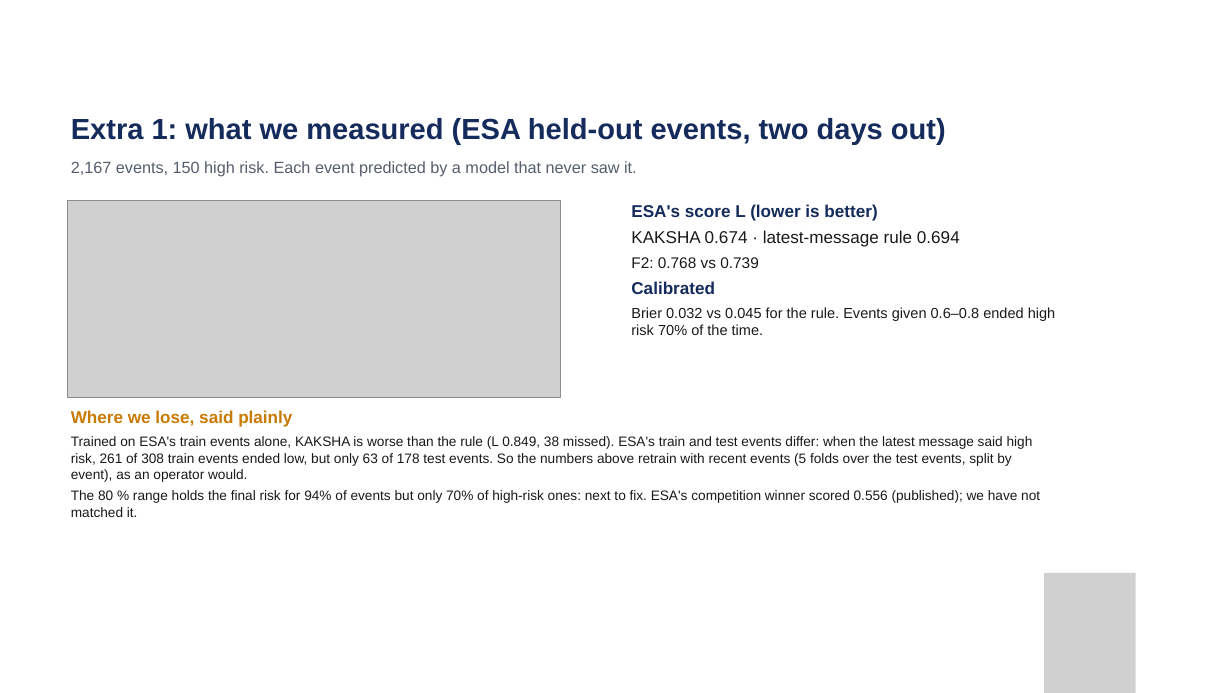
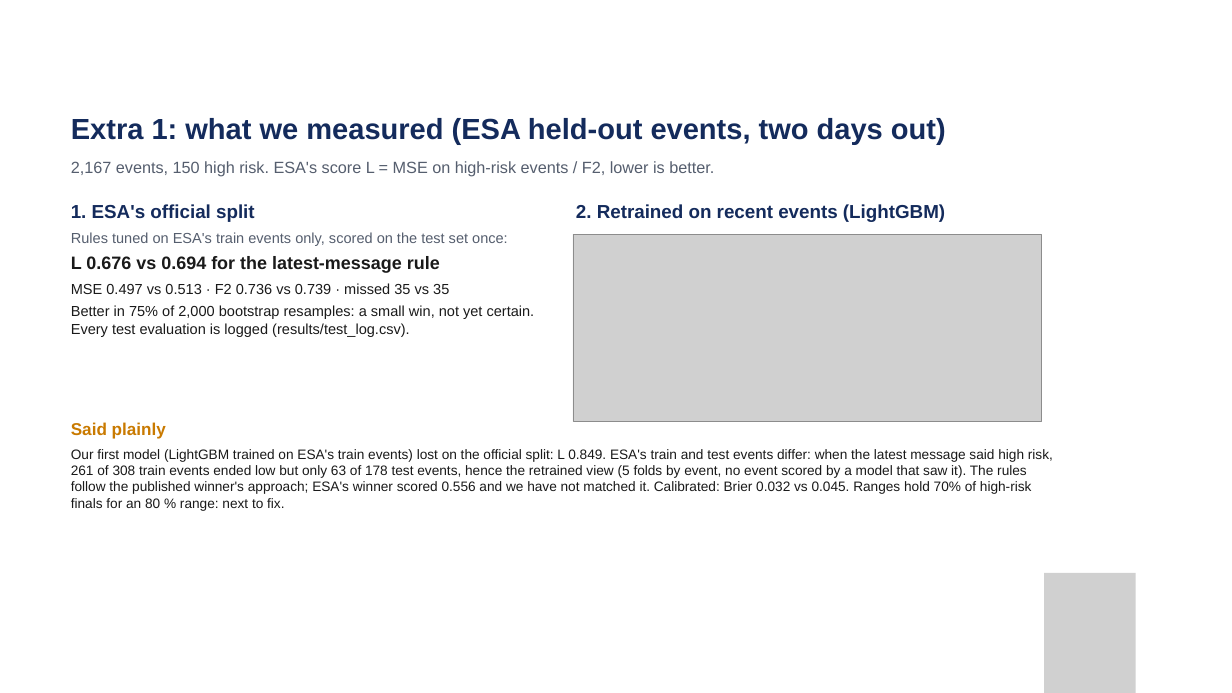
Before and after one commit to thegoodengineers/kaksha, a slide deck: slide 7 of deck/StarForge_SW5_TheGoodEngineers.pptx. Drawn at 1232x693 pixels with LibreOffice and Linux fonts; fonts in the diff are those of the drawing; grey boxes stand for pictures; background and template pictures are left out. Boxes give left, top, right and bottom in pixels: in the first picture for what was removed or moved away, otherwise in the second. Text is boxed around its words. In the diff, an @@ line names an element or a change of style, - is before the commit and + after.

Commit message:
Beat the latest-risk baseline on ESA's official split, with every test evaluation logged (#1)

```diff
--- a/deck/StarForge_SW5_TheGoodEngineers.pptx
+++ b/deck/StarForge_SW5_TheGoodEngineers.pptx
@@ text at <box>71,161,714,177</box>: text changed @@
-2,167 events, 150 high risk. Each event predicted by a model that never saw it.
+2,167 events, 150 high risk. ESA's score L = MSE on high-risk events / F2, lower is better.
@@ text added at <box>71,204,535,337</box>, 17 pt, text #1A1A1A @@
+1. ESA's official split
+Rules tuned on ESA's train events only, scored on the test set once:
+L 0.676 vs 0.694 for the latest-message rule
+MSE 0.497 vs 0.513 · F2 0.736 vs 0.739 · missed 35 vs 35
+Better in 75% of 2,000 bootstrap resamples: a small win, not yet certain. Every test evaluation is logged (results/test_log.csv).
@@ text at <box>576,204,945,222</box>: text changed; size 17 to 22 pt; text colour #1A1A1A to #142B5C; bold on @@
-ESA's score L (lower is better)
-KAKSHA 0.674 · latest-message rule 0.694
-F2: 0.768 vs 0.739
-Calibrated
-Brier 0.032 vs 0.045 for the rule. Events given 0.6–0.8 ended high risk 70% of the time.
+2. Retrained on recent events (LightGBM)
@@ picture: place and size @@
-picture at <box>68,200,561,397</box>
+picture at <box>573,234,1041,421</box>
@@ text at <box>71,422,1053,511</box>: text changed @@
-Where we lose, said plainly
-Trained on ESA's train events alone, KAKSHA is worse than the rule (L 0.849, 38 missed). ESA's train and test events differ: when the latest message said high risk, 261 of 308 train events ended low, but only 63 of 178 test events. So the numbers above retrain with recent events (5 folds over the test events, split by event), as an operator would.
-The 80 % range holds the final risk for 94% of events but only 70% of high-risk ones: next to fix. ESA's competition winner scored 0.556 (published); we have not matched it.
+Said plainly
+Our first model (LightGBM trained on ESA's train events) lost on the official split: L 0.849. ESA's train and test events differ: when the latest message said high risk, 261 of 308 train events ended low but only 63 of 178 test events, hence the retrained view (5 folds by event, no event scored by a model that saw it). The rules follow the published winner's approach; ESA's winner scored 0.556 and we have not matched it. Calibrated: Brier 0.032 vs 0.045. Ranges hold 70% of high-risk finals for an 80 % range: next to fix.
```
Also in this commit, not shown: 2 other slides changed, 22 other files.
